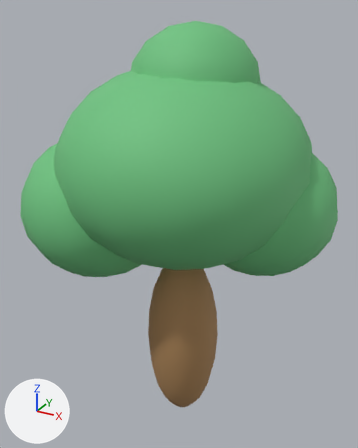
Renders of the glTF model public/models/starters/tree.glb from each side of a commit.
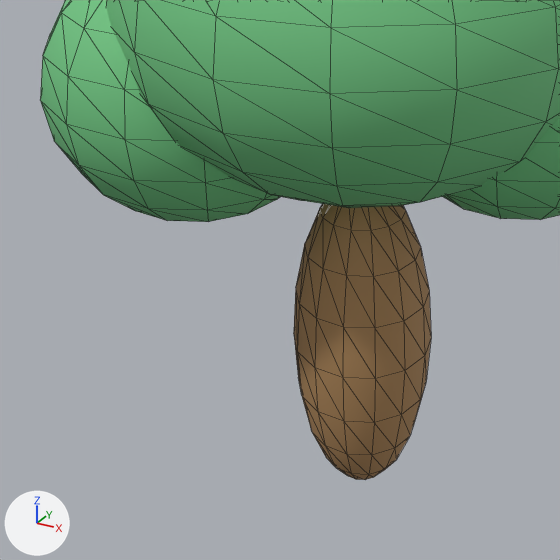
Old and new are each drawn whole from a 50 mm lens placed at (0.786, -1.46, 0.861), pointed at (-0.033, 0.029, 0.117) and again close up on the part from 0% to 79% of the width and 37% to 100% of the height. The axes (+X, +Y, +Z) are drawn at lower left. The lights are the same throughout. The last two pictures show the newer version. The close-ups show mesh edges as thin lines. Vertices at exactly the same position are counted once.

In view in the first close-up: 'FoliageLeft', 'FoliageMain', 'FoliageRight', 'Trunk'.
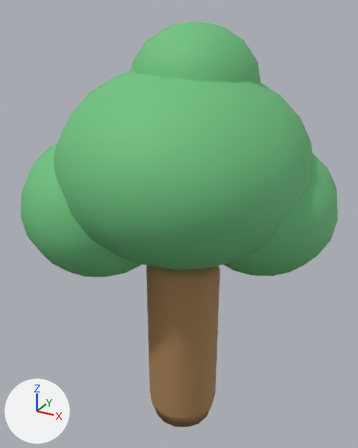
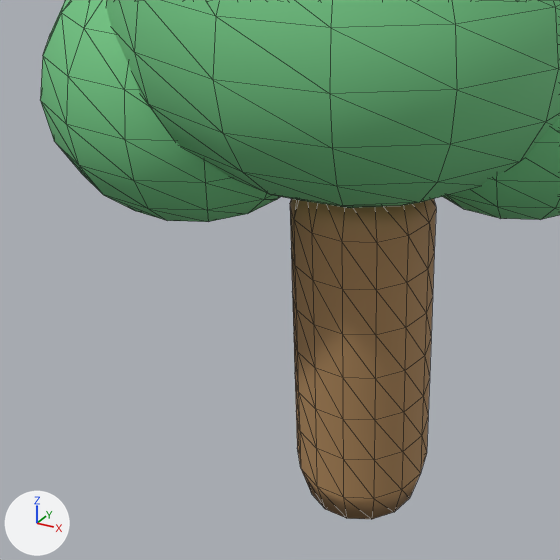
Location of each change, (x1, y1, x2, y2) in pixels of the close-ups (560 x 560 px; the box of a moved part takes in the faces that stretch with it):
'Trunk', reshaped (7% wider, 16% taller): before (294, 204, 431, 480); after (290, 199, 436, 519)
part 1 of me_trunk, moved or reshaped: before (294, 204, 431, 379); after (290, 199, 436, 379)
part 2 of me_trunk, moved or reshaped: before (294, 337, 431, 480); after (294, 337, 431, 519)

Patch to the scene script:
```diff
--- a/public/models/starters/tree.glb.py
+++ b/public/models/starters/tree.glb.py
@@ me_trunk @@
 # used by ob_trunk; location = (0.0, 0.0, 0.0)
-me_trunk.from_pydata(...)  # 137 vertices, 252 faces; spans x -0.14..0.14, y -0.136..0.136, z -0.71..0.01
+me_trunk.from_pydata(...)  # 137 vertices, 252 faces; spans x -0.14..0.14, y -0.136..0.136, z -0.73..0.03
+# me_trunk part 1: 61 of 137 vertices moved; they spanned x -0.133..0.133, y -0.13..0.13, z -0.239..0.01 and now span x -0.14..0.14, y -0.136..0.136, z -0.25..0.03; mean shift (0.003, 0.0, 0.006); largest move (0.039, 0.019, -0.008) -> (0.105, 0.051, 0.03)
+# me_trunk part 2: 61 of 137 vertices moved; they spanned x -0.133..0.133, y -0.13..0.13, z -0.71..-0.461 and now span x -0.14..0.14, y -0.136..0.136, z -0.73..-0.45; mean shift (0.003, 0.0, -0.006); largest move (0.027, -0.034, -0.692) -> (0.073, -0.091, -0.73)
 me_trunk.materials.append(mat_tree_trunk)
```
